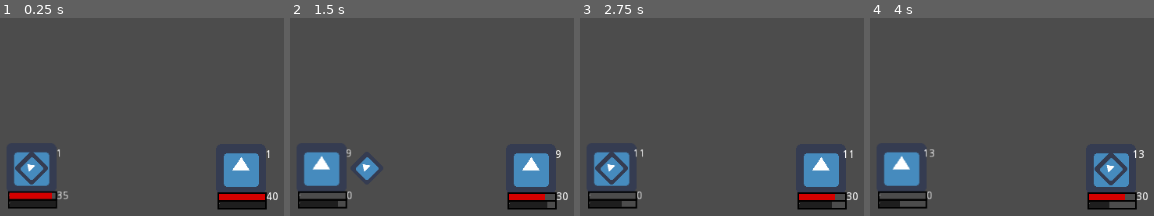
Above: before the commit, frames 1-4 (left to right).
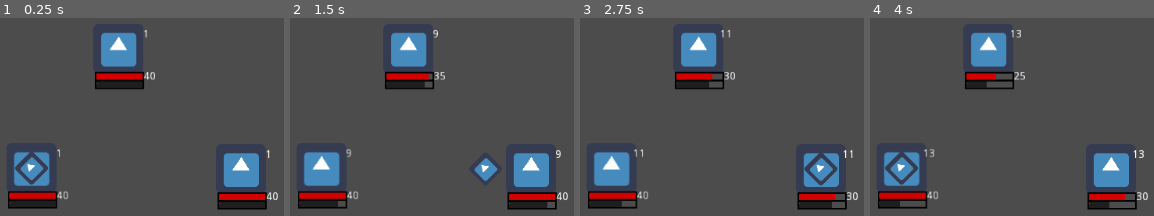
Above: after the commit, the same moments.

Repository: h19mili/Projekt_Fleorune.VM
Game: Godot game, scene res://Main.tscn
The game is run twice, just before and just after one commit, with the same random seed, the same clock (stepped at 60 frames per second) and the same inputs. The engine's default icon, where the game draws it, is replaced by a stand-in: a white triangle on a blue panel in a dark square.
Inputs:
- Up to frame 1 (0.25 s): no input
- Up to frame 2 (1.5 s): tap Enter (ui_accept) at 0.5, 0.6, 0.77, 1.07, 1.35 s; hold Right (ui_right) 0.53-1.28 s; hold Down (ui_down) from 1.28 s (still down)
- Up to frame 3 (2.75 s): tap Enter (ui_accept) at 1.52, 1.82, 2.1 s; release Down (ui_down) at 2.03 s; hold Right (ui_right) from 2.03 s (still down)
- Up to frame 4 (4 s): tap Enter (ui_accept) at 2.75, 2.85, 3.02, 3.32, 3.6, 3.77 s; release Right (ui_right) at 2.78 s; hold Up (ui_up) 2.78-3.53 s; hold Left (ui_left) from 3.53 s (still down)

The runs differ from the first frame. In frame 1, 4.0% of the frame differs, in the area x 18-55%, y 6-92%; in frame 2, 5.8%; in frame 3, 6.1%, in the area x 3-91%, y 6-92%; in frame 4, 5.9%.

Commit message:
Done
Färdig med hjälp

Diff:
--- a/Battler.gd
+++ b/Battler.gd
@@ -47,7 +47,7 @@
 	self.Max_HP = Max_HP * 1.0
 	self.Current_HP = clamp((Current_HP - value), 0, Max_HP)
 	update()
-	Current_HP < 0
+	#Current_HP < 0
 
 func update():
 	var percentage = Current_HP / Max_HP
--- a/Enemy.gd
+++ b/Enemy.gd
@@ -21,8 +21,8 @@
 		Etarget = targets[1]
 		#yield(active_player, "emattack") # a
 		Attack()
+		yield(get_tree().create_timer(1.0), "timeout")
 		Etarget.Current_HP -= CURRENT_DMG
-		yield(get_tree().create_timer(1.0), "timeout")
 		emit_signal("turn_done")
 	else:
 		print("ENEMY NO HP")
--- a/Main.tscn
+++ b/Main.tscn
@@ -12,11 +12,15 @@
 [node name="TurnQ" type="YSort" parent="."]
 script = ExtResource( 1 )
 
-[node name="David" parent="TurnQ" instance=ExtResource( 3 )]
+[node name="Player" parent="TurnQ" instance=ExtResource( 3 )]
 position = Vector2( -268.303, -1.335 )
 script = ExtResource( 2 )
 
-[node name="David2" parent="TurnQ" instance=ExtResource( 3 )]
+[node name="Enemy" parent="TurnQ" instance=ExtResource( 3 )]
+script = ExtResource( 5 )
+
+[node name="Enemy2" parent="TurnQ" instance=ExtResource( 3 )]
+position = Vector2( -156.9, -154.327 )
 script = ExtResource( 5 )
 
 [node name="Position2D" type="Position2D" parent="."]
--- a/Player karaktär/Battler_Action.gd
+++ b/Player karaktär/Battler_Action.gd
@@ -1,7 +1,6 @@
 extends Node
 class_name Combataction
 
-signal Attack_done
 var Damage = 0
 var Attacker
 #onready var turnq : TurnQ
--- a/Player.gd
+++ b/Player.gd
@@ -32,5 +32,5 @@
 	return self
 
 func Attack():
-	if Current_HP > 0:
-		Etarget.Current_HP -= STR
+	if Current_HP > 0 && selected:
+		Etarget.Current_HP -= CURRENT_DMG
--- a/TurnQ.gd
+++ b/TurnQ.gd
@@ -1,10 +1,8 @@
 extends YSort
 
 class_name TurnQ
-signal completed
 signal turn_done
 #signal Attack_done
-signal targets_selected(selected_target)
 var party : Array = []
 var Etarget
 #onready var Battler_action = $Battler_Action #Combataction
@@ -37,7 +35,6 @@
 			print("NO TARGETS!! END!")
 		battler.my_turn(targets)
 		yield(battler,"turn_done")
-		print("JAG ÄR FÖRBI!!!")
 		battler.selected = false
 
 		var new_index : int = (active_player.get_index() + 1) % get_child_count()
